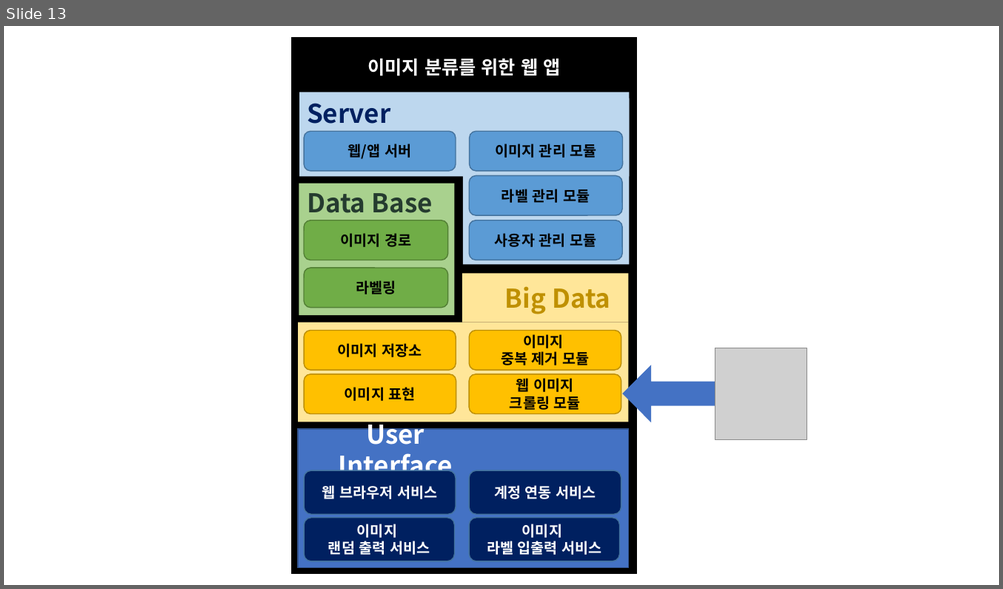
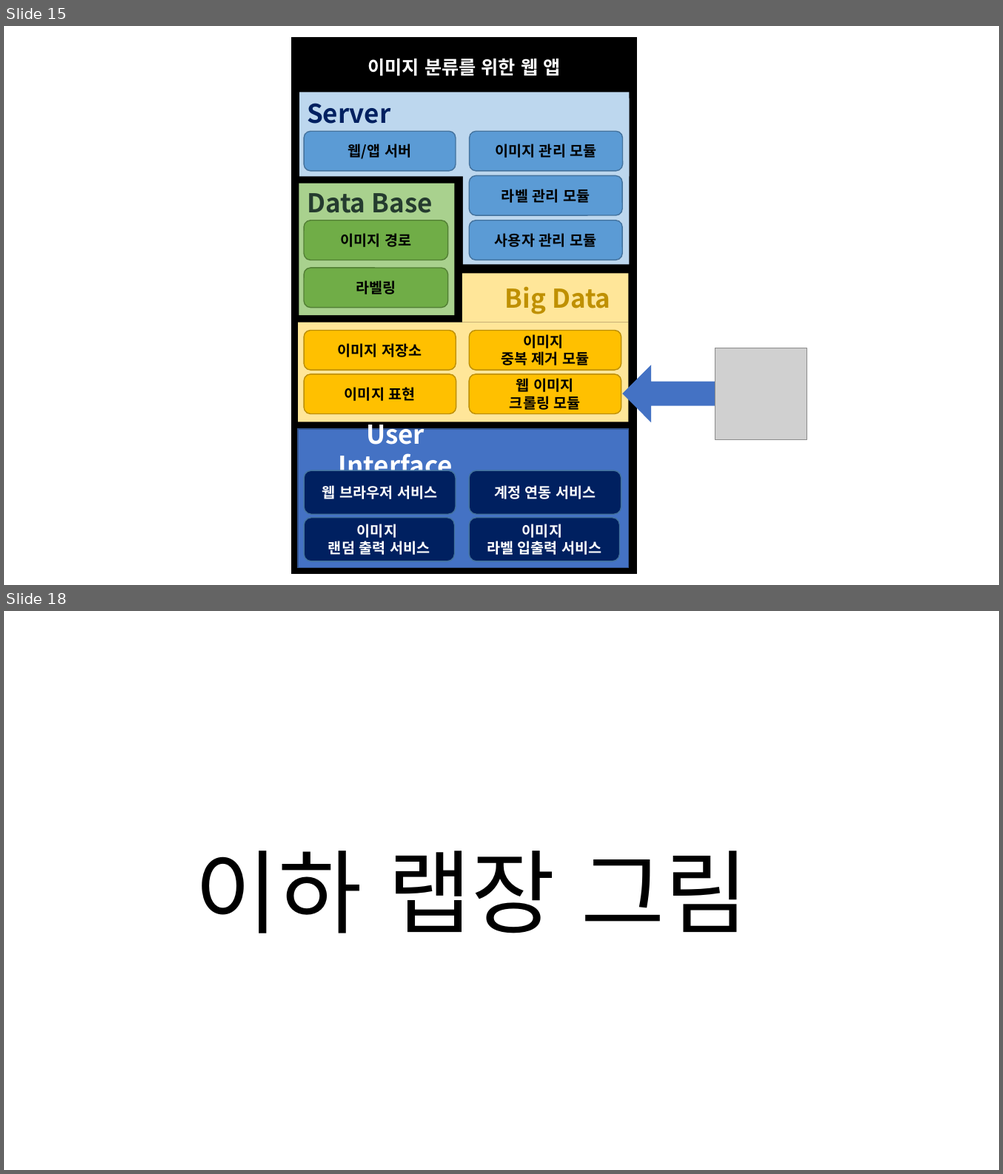
Before and after one commit to DCUSnSLab/Image-Labeling-Project, a slide deck: mdRes/Image_Labeling_Architecture_(ing).pptx. Shown one above the other, each under a label of ours: slide 13 before the commit, slides 15 and 18 after it; the slides between them are not shown. The pictures are 1003x589 and 1003x1174 pixels, drawn with LibreOffice and Linux fonts; fonts in the diff are those of the drawing; grey boxes stand for pictures. Boxes give left, top, right and bottom in pixels: in the first picture for what was removed or moved away, otherwise in the second. Text is boxed around its words. In the diff, an @@ line names an element or a change of style, - is before the commit and + after.

```diff
--- a/mdRes/Image_Labeling_Architecture_(ing).pptx
+++ b/mdRes/Image_Labeling_Architecture_(ing).pptx
@@ slide 18 added at (4, 611, 999, 1170), background #FFFFFF @@
@@ text added at (194, 851, 749, 934), 88 pt, text #000000 @@
+이하 랩장 그림
@@ what was slide 13 is now slide 15 @@
```
Also in this commit, not shown: 1 slide changed, 17 other slides added.
